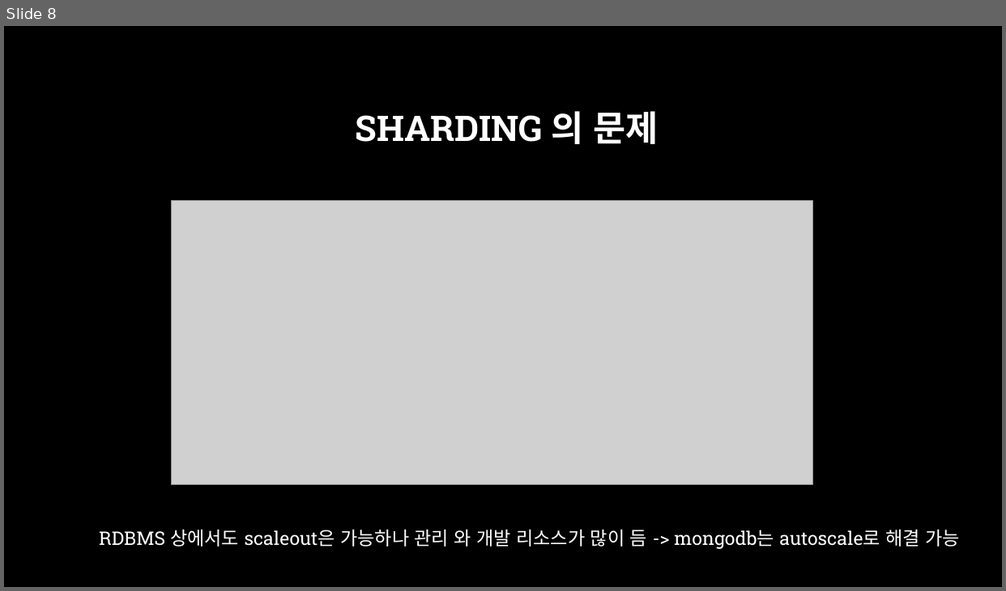
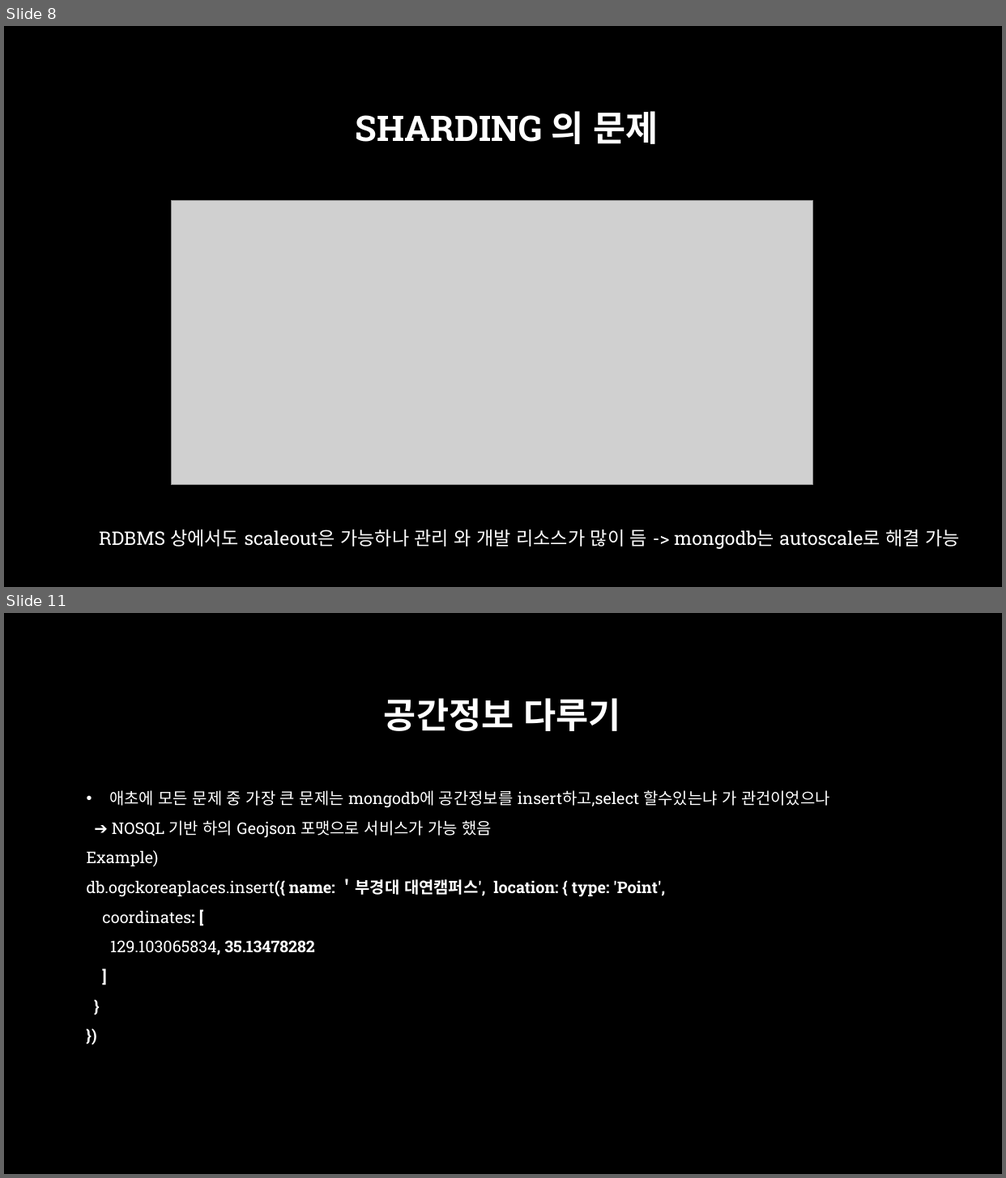
Before and after one commit to aliasgis/OSGEO, a slide deck: Mongodb 와 공간정보.pptx. Shown one above the other, each under a label of ours: slide 8 before the commit, slides 8 and 11 after it; the slides between them are not shown. The pictures are 1006x591 and 1006x1178 pixels, drawn with LibreOffice and Linux fonts; fonts in the diff are those of the drawing; grey boxes stand for pictures; background and template pictures are left out. Boxes give left, top, right and bottom in pixels: in the first picture for what was removed or moved away, otherwise in the second. Text is boxed around its words. In the diff, an @@ line names an element or a change of style, - is before the commit and + after.

```diff
--- a/Mongodb 와 공간정보.pptx
+++ b/Mongodb 와 공간정보.pptx
@@ slide 11 added at [4, 613, 1002, 1174], background picture (left out) @@
@@ title added at [384, 698, 621, 731], 34 pt, text #FFFFFF, bold @@
+공간정보 다루기
@@ text added at [87, 790, 830, 956], 15.5 pt, text #FFFFFF @@
+• 애초에 모든 문제 중 가장 큰 문제는 mongodb에 공간정보를 insert하고,select 할수있는냐 가 관건이었으나
+➔ NOSQL 기반 하의 Geojson 포맷으로 서비스가 가능 했음
+Example)
+db.ogckoreaplaces.insert({ name: ＇부경대 대연캠퍼스', location: { type: 'Point',
+coordinates: [
+129.103065834, 35.13478282
+]
+}
+})
```
Also in this commit, not shown: 2 slides changed, 10 other slides added.
